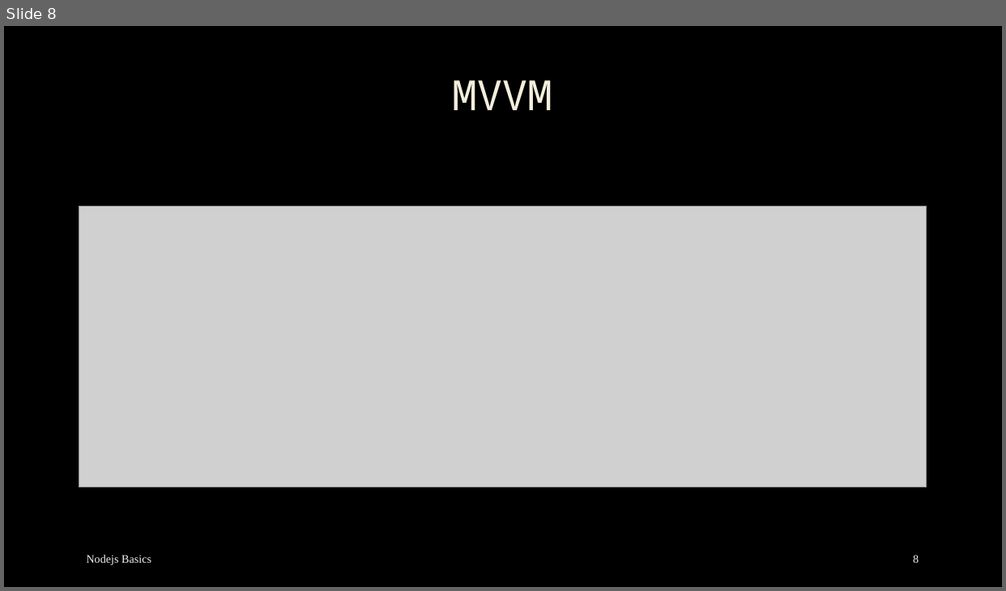
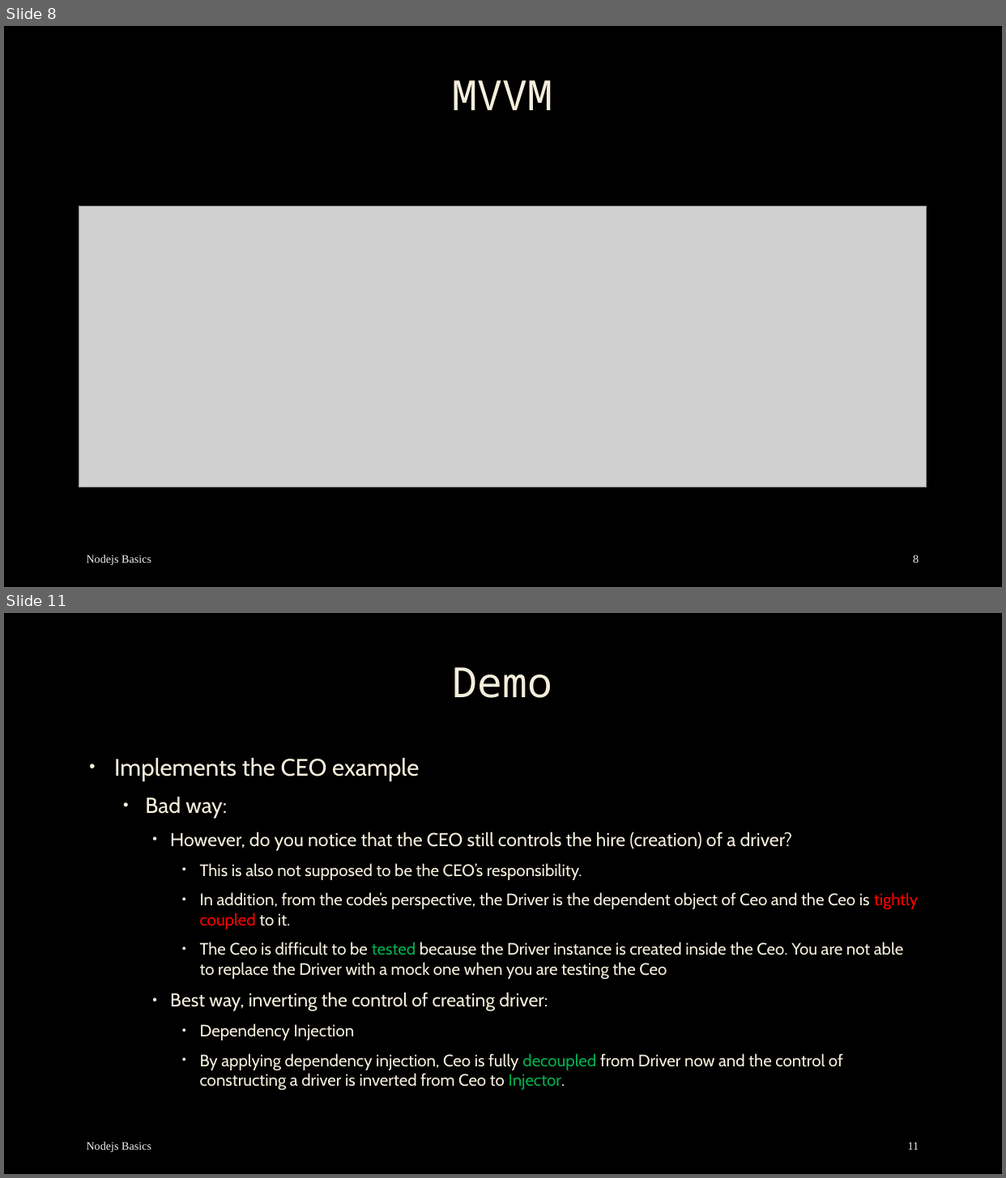
Before and after one commit to mostafa8026/nestjs-course, a slide deck: dp/dp-02.pptx. Shown one above the other, each under a label of ours: slide 8 before the commit, slides 8 and 11 after it; the slides between them are not shown. The pictures are 1006x591 and 1006x1178 pixels, drawn with LibreOffice and Linux fonts; fonts in the diff are those of the drawing; grey boxes stand for pictures; background and template pictures are left out. Boxes give left, top, right and bottom in pixels: in the first picture for what was removed or moved away, otherwise in the second. Text is boxed around its words. In the diff, an @@ line names an element or a change of style, - is before the commit and + after.

```diff
--- a/dp/dp-02.pptx
+++ b/dp/dp-02.pptx
@@ slide 11 added at [4, 613, 1002, 1174], background picture (left out) @@
@@ title added at [453, 667, 552, 698], 40 pt, text #F4EEDC @@
+Demo
@@ text added at [114, 758, 918, 1090], 16 pt, text #F4EEDC @@
+• Implements the CEO example
+  • Bad way:
+    • However, do you notice that the CEO still controls the hire (creation) of a driver?
+      • This is also not supposed to be the CEO’s responsibility.
+      • In addition, from the code’s perspective, the Driver is the dependent object of Ceo and the Ceo is tightly coupled to it.
+      • The Ceo is difficult to be tested because the Driver instance is created inside the Ceo. You are not able to replace the Driver with a mock one when you are testing the Ceo
+    • Best way, inverting the control of creating driver:
+      • Dependency Injection
+      • By applying dependency injection, Ceo is fully decoupled from Driver now and the control of constructing a driver is inverted from Ceo to Injector.
@@ text added at [87, 1142, 151, 1152], 11 pt, text #F2F2F2 @@
+Nodejs Basics
@@ page number added at [908, 1142, 919, 1150], 11 pt, text #F2F2F2 @@
+11
```
Also in this commit, not shown: 2 slides changed, 7 other slides added, 1 slide removed, 8 other files.
